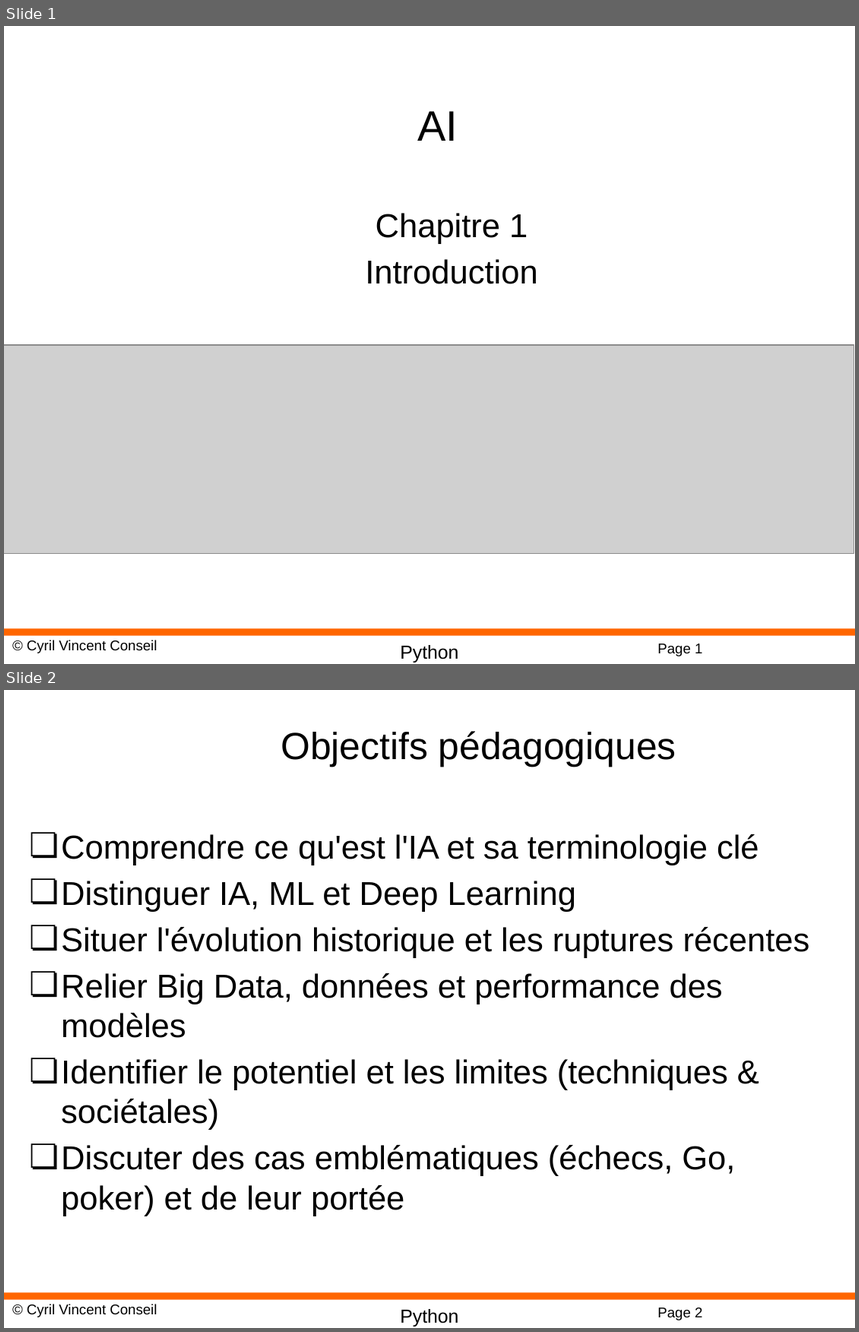
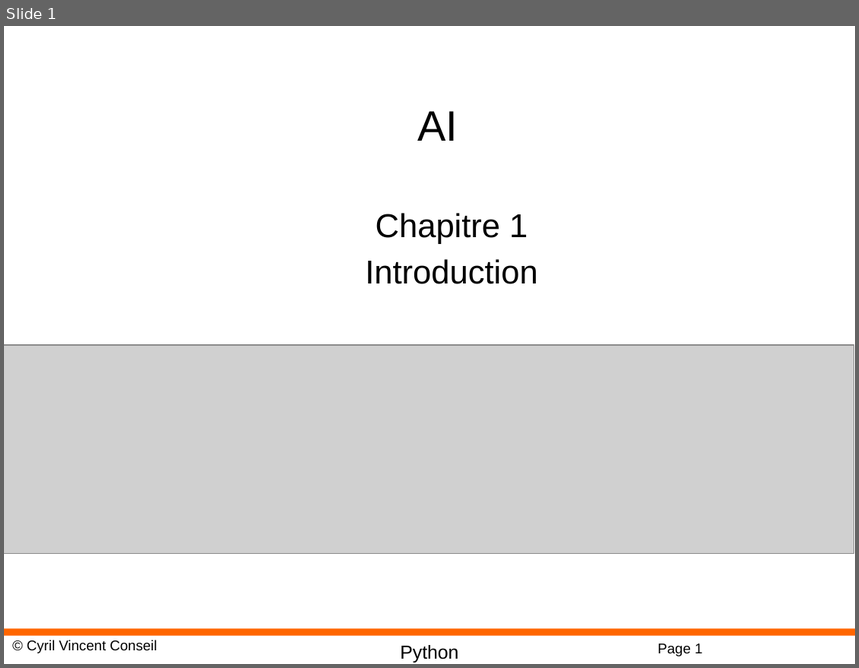
Before and after one commit to cyrilvincent/IA-LLM, a slide deck: AI01-Intro.pptx. Shown one above the other, each under a label of ours: slides 1 and 2 before the commit, slide 1 after it. The pictures are 859x1332 and 859x668 pixels, drawn with LibreOffice and Linux fonts; fonts in the diff are those of the drawing; grey boxes stand for pictures; background and template pictures are left out. Boxes give left, top, right and bottom in pixels: in the first picture for what was removed or moved away, otherwise in the second. Text is boxed around its words. In the diff, an @@ line names an element or a change of style, - is before the commit and + after.

```diff
--- a/AI01-Intro.pptx
+++ b/AI01-Intro.pptx
@@ slide 2 removed at [4,690,855,1328], background #FFFFFF; not listed: 4 template elements that a slide beside it also shows @@
@@ title removed at [281,731,677,767] @@
-Objectifs pédagogiques
@@ text removed at [61,834,810,1217] @@
-❏ Comprendre ce qu'est l'IA et sa terminologie clé
-❏ Distinguer IA, ML et Deep Learning
-❏ Situer l'évolution historique et les ruptures récentes
-❏ Relier Big Data, données et performance des modèles
-❏ Identifier le potentiel et les limites (techniques & sociétales)
-❏ Discuter des cas emblématiques (échecs, Go, poker) et de leur portée
```
Also in this commit, not shown: 8 slides added, 26 other slides removed, 15 other files.
